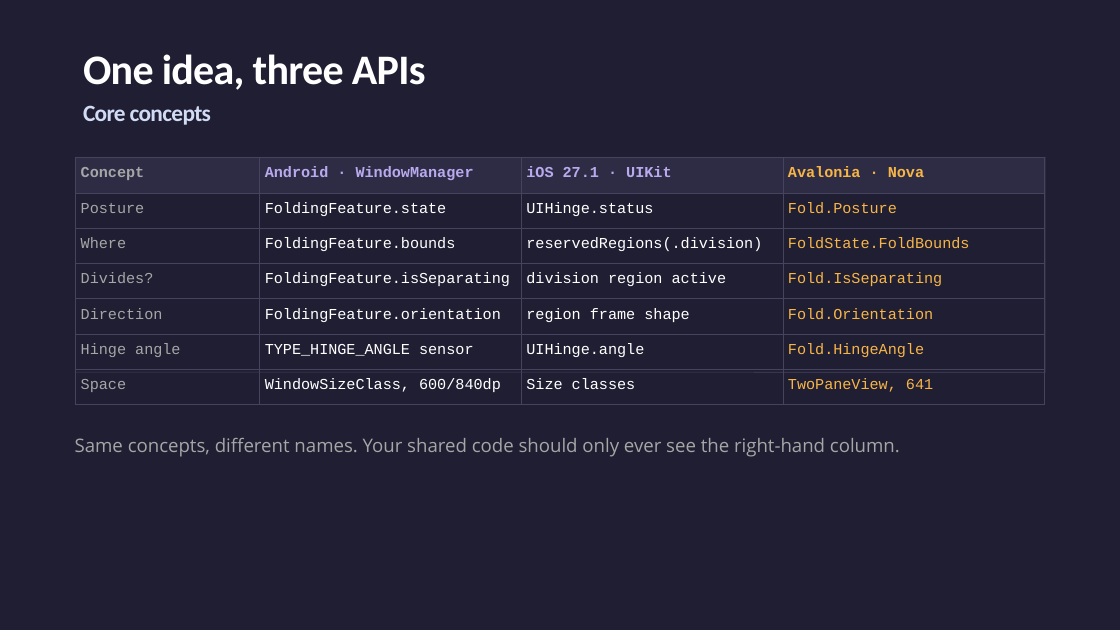
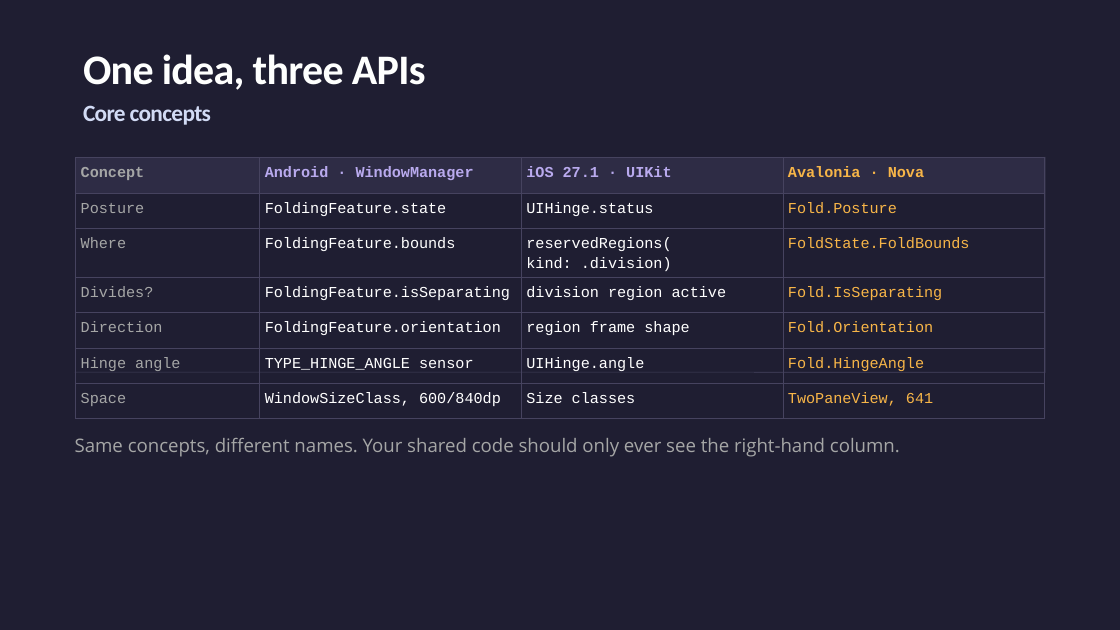
Before and after one commit to jsuarezruiz/dotnetconf2026-avalonia-foldables, a slide deck: slide 9 of Building Dual-Screen Experiences with Avalonia.pptx. Drawn at 1120x630 pixels with LibreOffice and Linux fonts; fonts in the diff are those of the drawing. Boxes give left, top, right and bottom in pixels: in the first picture for what was removed or moved away, otherwise in the second. Text is boxed around its words. In the diff, an @@ line names an element or a change of style, - is before the commit and + after.

```diff
--- a/Building Dual-Screen Experiences with Avalonia.pptx
+++ b/Building Dual-Screen Experiences with Avalonia.pptx
@@ table at <box>76,158,1044,410</box> @@
-row 3, column 3: reservedRegions(.division)
+row 3, column 3: reservedRegions( kind: .division)
```
Also in this commit, not shown: 8 other slides changed, 2 other files.
